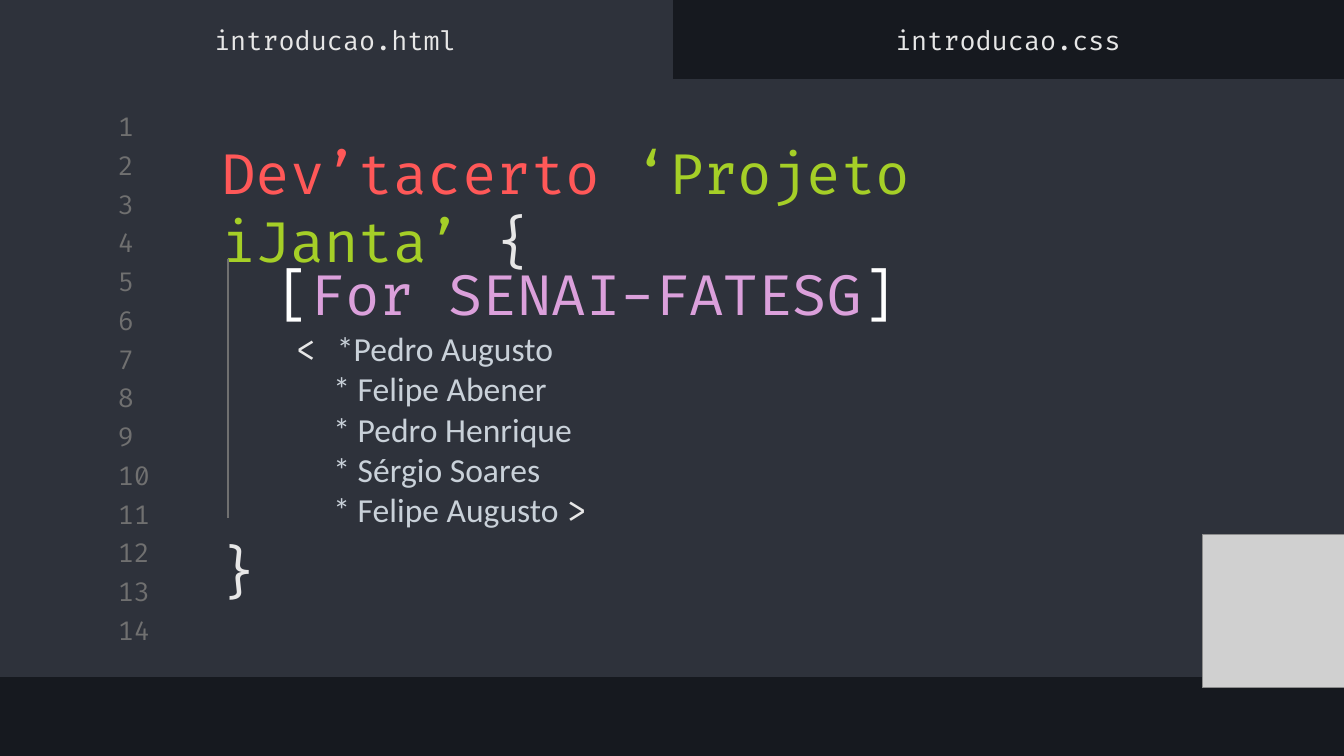
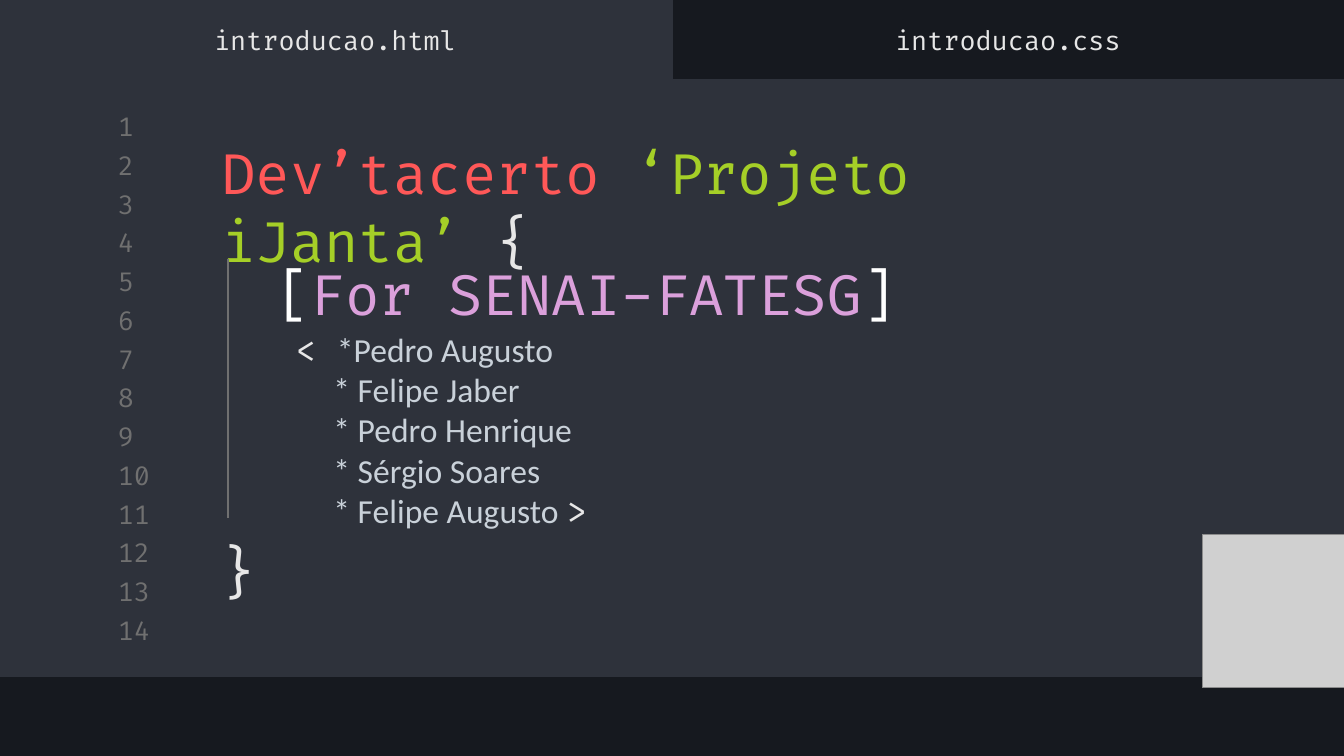
Before and after one commit to DevTaCerto-SYS/iJanta, a slide deck: slide 1 of Dev’tacerto ‘Projeto iJanta’ {.pptx. Drawn at 1344x756 pixels with LibreOffice and Linux fonts; fonts in the diff are those of the drawing; grey boxes stand for pictures. Boxes give left, top, right and bottom in pixels: in the first picture for what was removed or moved away, otherwise in the second. Text is boxed around its words. In the diff, an @@ line names an element or a change of style, - is before the commit and + after.

```diff
--- a/Dev’tacerto ‘Projeto iJanta’ {.pptx
+++ b/Dev’tacerto ‘Projeto iJanta’ {.pptx
@@ subtitle at bbox=[358, 378, 520, 408]: text changed @@
-* Felipe Abener
+* Felipe Jaber
```
